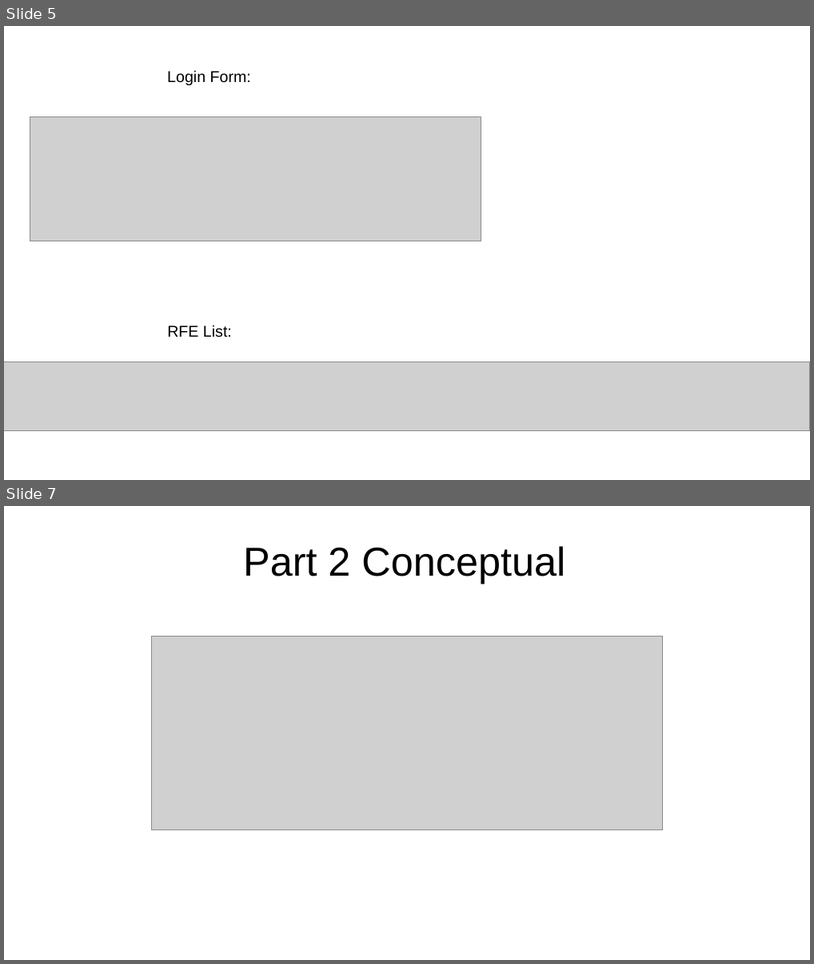
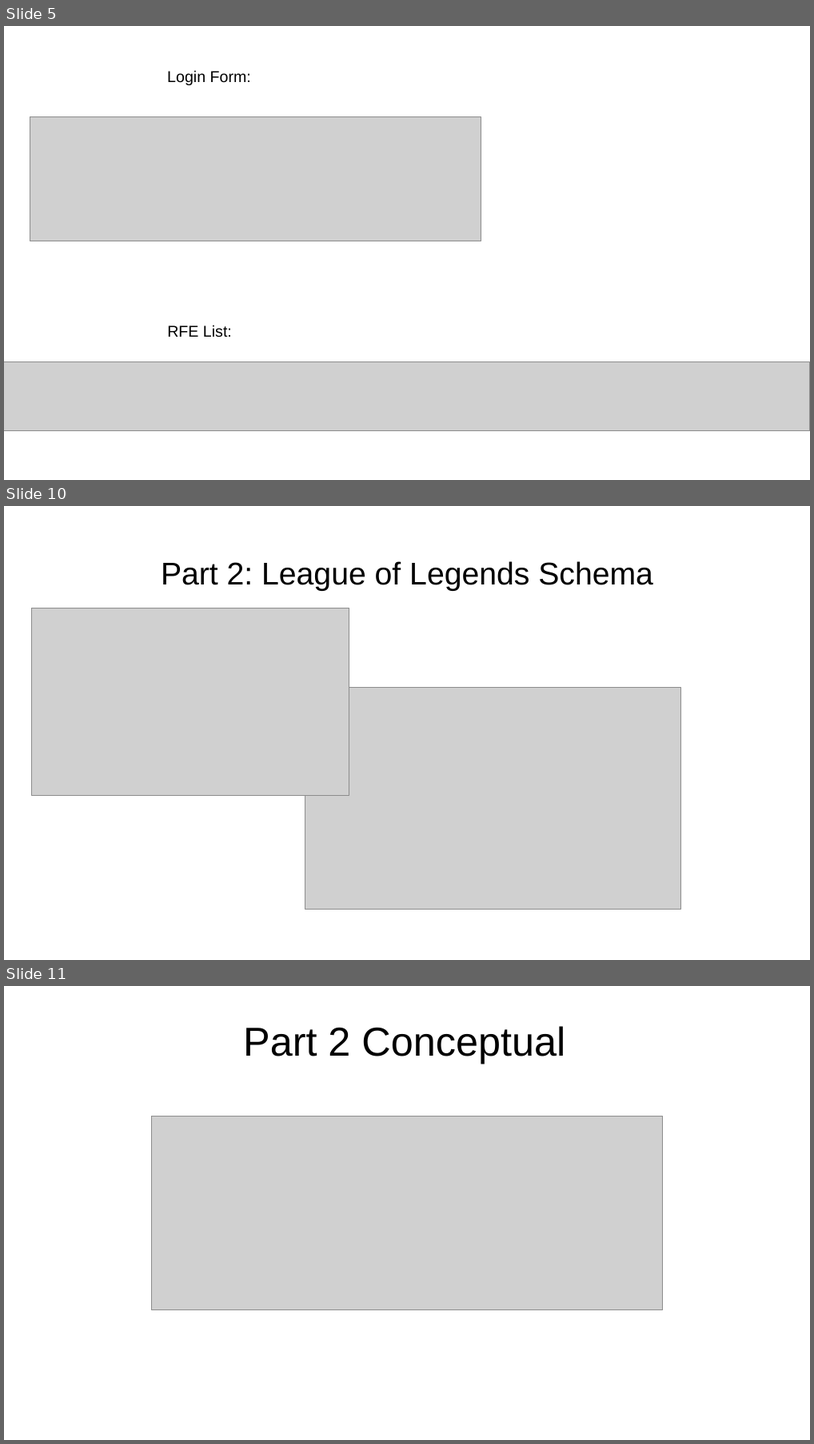
Before and after one commit to jymin94/f15b7proj1, a slide deck: Apex-Project.pptx. Shown one above the other, each under a label of ours: slides 5 and 7 before the commit, slides 5, 10 and 11 after it; the slides between them are not shown. The pictures are 814x964 and 814x1444 pixels, drawn with LibreOffice and Linux fonts; fonts in the diff are those of the drawing; grey boxes stand for pictures. Boxes give left, top, right and bottom in pixels: in the first picture for what was removed or moved away, otherwise in the second. Text is boxed around its words. In the diff, an @@ line names an element or a change of style, - is before the commit and + after.

```diff
--- a/Apex-Project.pptx
+++ b/Apex-Project.pptx
@@ slide 10 added at [4, 506, 810, 960], background #FFFFFF @@
@@ title added at [161, 561, 654, 591], 28 pt, text #000000 @@
+Part 2: League of Legends Schema
@@ picture added at [31, 608, 349, 796] @@
@@ picture added at [306, 688, 682, 909] @@
@@ what was slide 7 is now slide 11 @@
```
Also in this commit, not shown: 2 slides changed, 6 other slides added, 3 slides removed.
